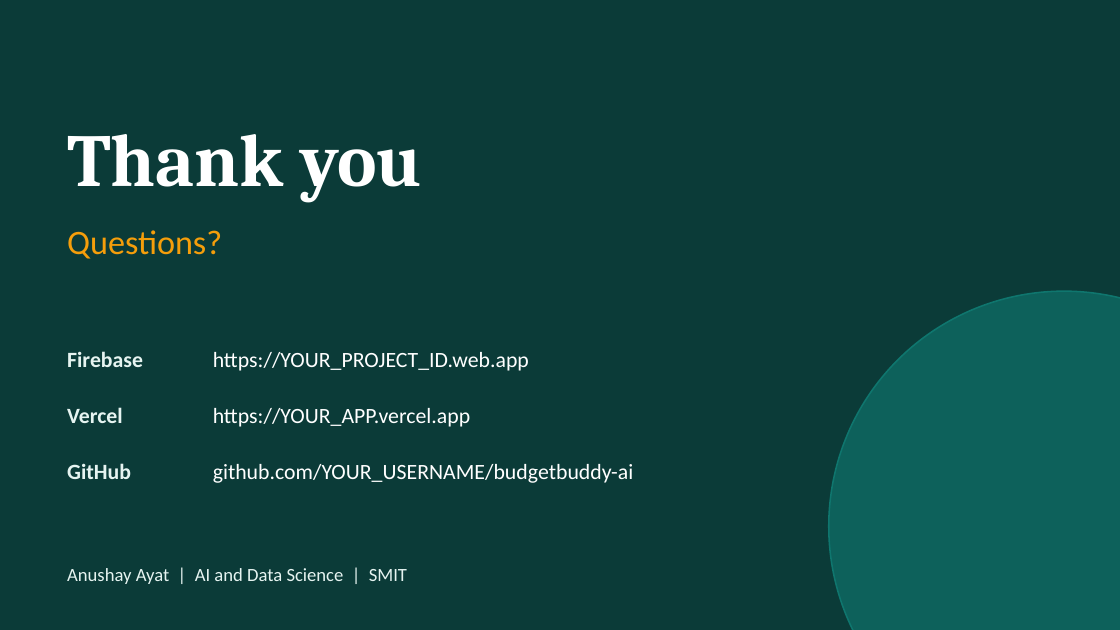
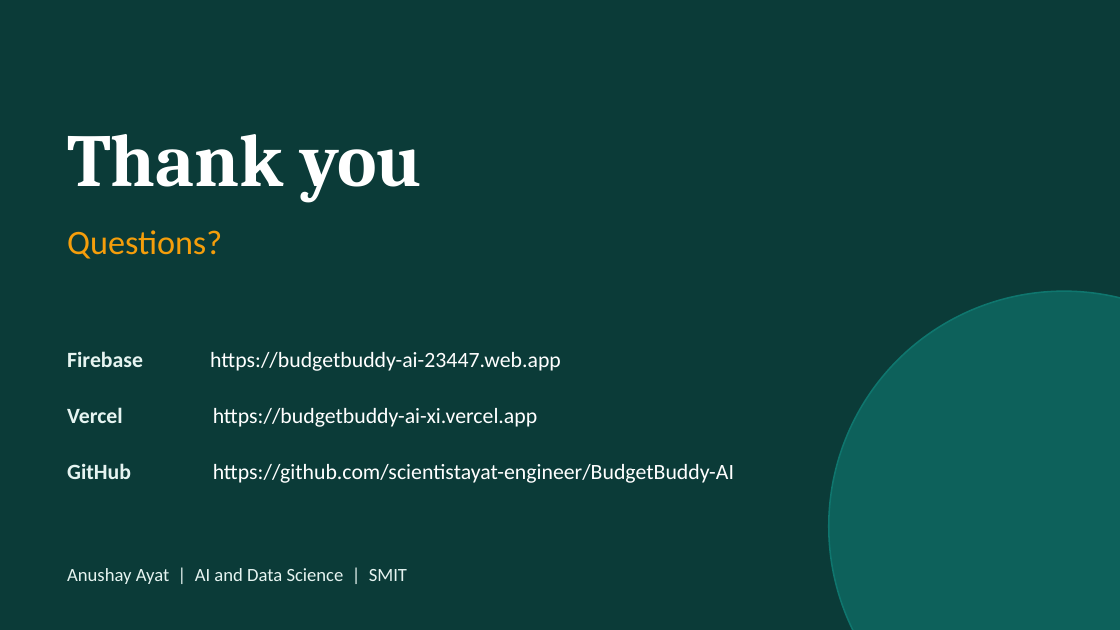
Before and after one commit to scientistayat-engineer/BudgetBuddy-AI, a slide deck: slide 14 of docs/BudgetBuddy-AI-Presentation.pptx. Drawn at 1120x630 pixels with LibreOffice and Linux fonts; fonts in the diff are those of the drawing. Boxes give left, top, right and bottom in pixels: in the first picture for what was removed or moved away, otherwise in the second. Text is boxed around its words. In the diff, an @@ line names an element or a change of style, - is before the commit and + after.

```diff
--- a/docs/BudgetBuddy-AI-Presentation.pptx
+++ b/docs/BudgetBuddy-AI-Presentation.pptx
@@ text at (210, 352, 561, 371): text changed @@
-https://YOUR_PROJECT_ID.web.app
+https://budgetbuddy-ai-23447.web.app
@@ text at (213, 408, 538, 427): text changed @@
-https://YOUR_APP.vercel.app
+https://budgetbuddy-ai-xi.vercel.app
@@ text at (213, 464, 734, 483): text changed @@
-github.com/YOUR_USERNAME/budgetbuddy-ai
+https://github.com/scientistayat-engineer/BudgetBuddy-AI
```
Also in this commit, not shown: 3 other slides changed, 3 other files.
